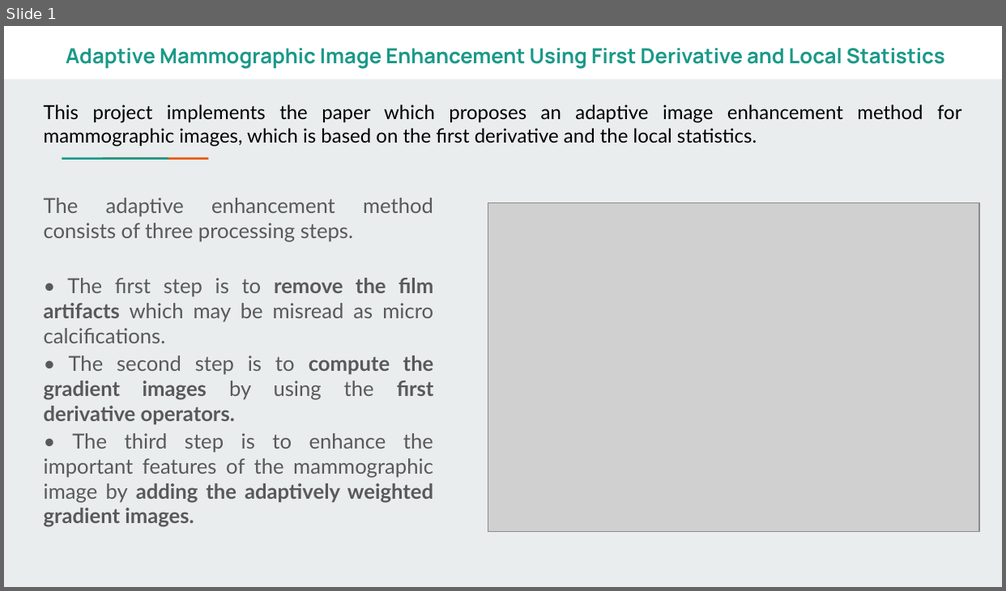
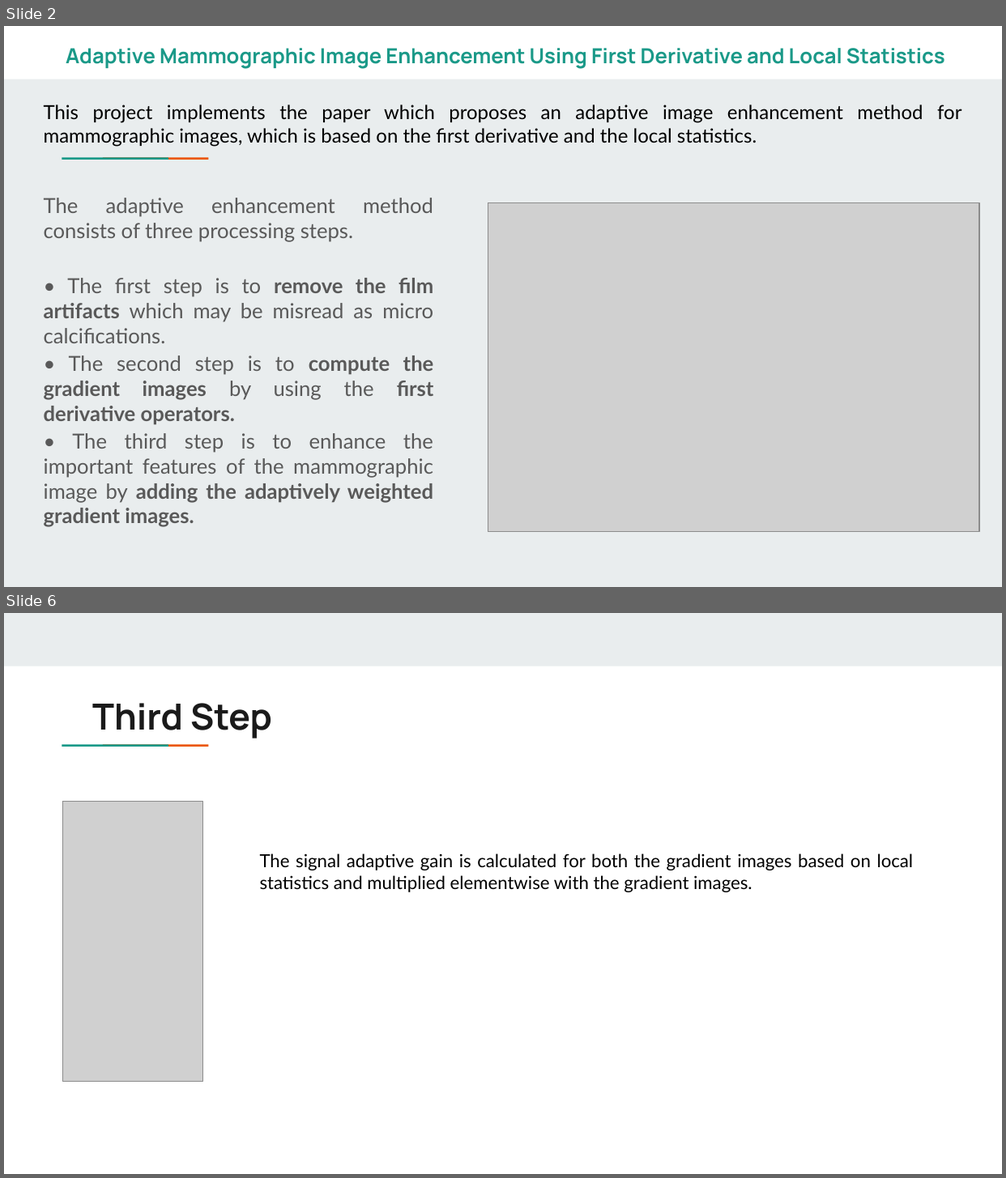
Before and after one commit to srijansingh53/MammoHance, a slide deck: assets/Final_eval.pptx. Shown one above the other, each under a label of ours: slide 1 before the commit, slides 2 and 6 after it; the slides between them are not shown. The pictures are 1006x591 and 1006x1178 pixels, drawn with LibreOffice and Linux fonts; fonts in the diff are those of the drawing; grey boxes stand for pictures. Boxes give left, top, right and bottom in pixels: in the first picture for what was removed or moved away, otherwise in the second. Text is boxed around its words. In the diff, an @@ line names an element or a change of style, - is before the commit and + after.

```diff
--- a/assets/Final_eval.pptx
+++ b/assets/Final_eval.pptx
@@ slide 6 added at (x1=4, y1=613, x2=1002, y2=1174), background #FFFFFF; not listed: 2 template elements that a slide beside it also shows @@
@@ rectangle added at (x1=4, y1=613, x2=1002, y2=666), fill #E9EDEE @@
@@ title added at (x1=92, y1=703, x2=272, y2=739), 26 pt, text #1A1A1A, bold @@
+Third Step
@@ picture added at (x1=63, y1=802, x2=202, y2=1082) @@
@@ text added at (x1=260, y1=854, x2=914, y2=892), 13 pt, text #000000 @@
+The signal adaptive gain is calculated for both the gradient images based on local statistics and multiplied elementwise with the gradient images.
@@ what was slide 1 is now slide 2 @@
```
Also in this commit, not shown: 2 slides changed, 3 other slides added.
